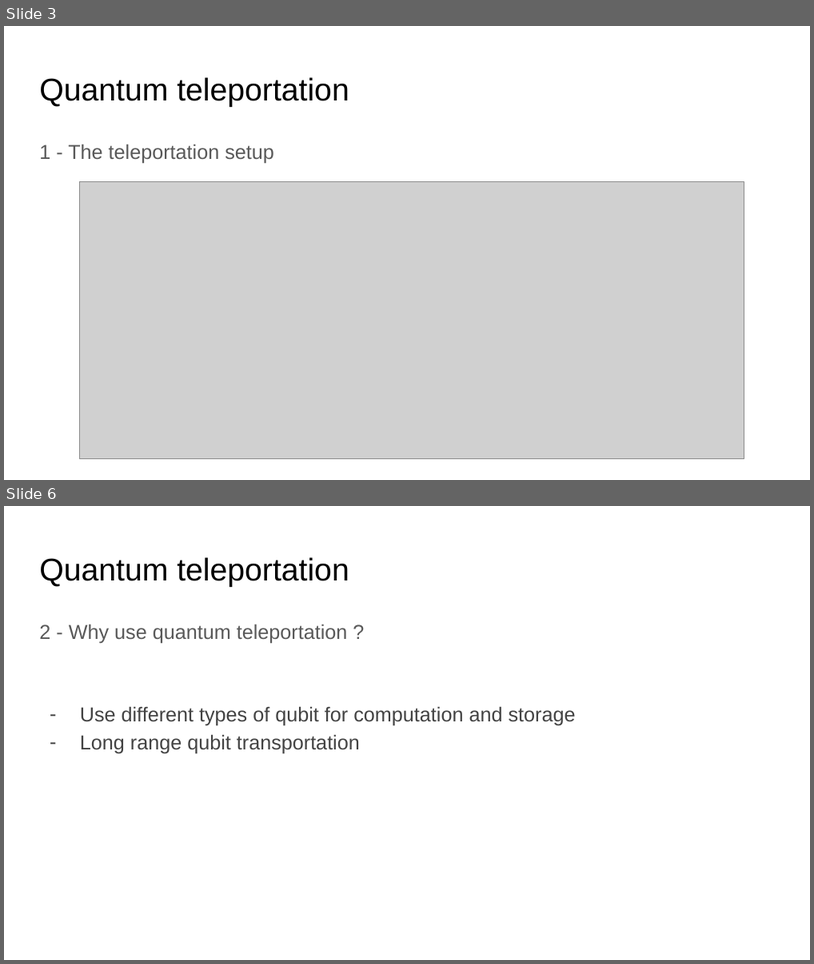
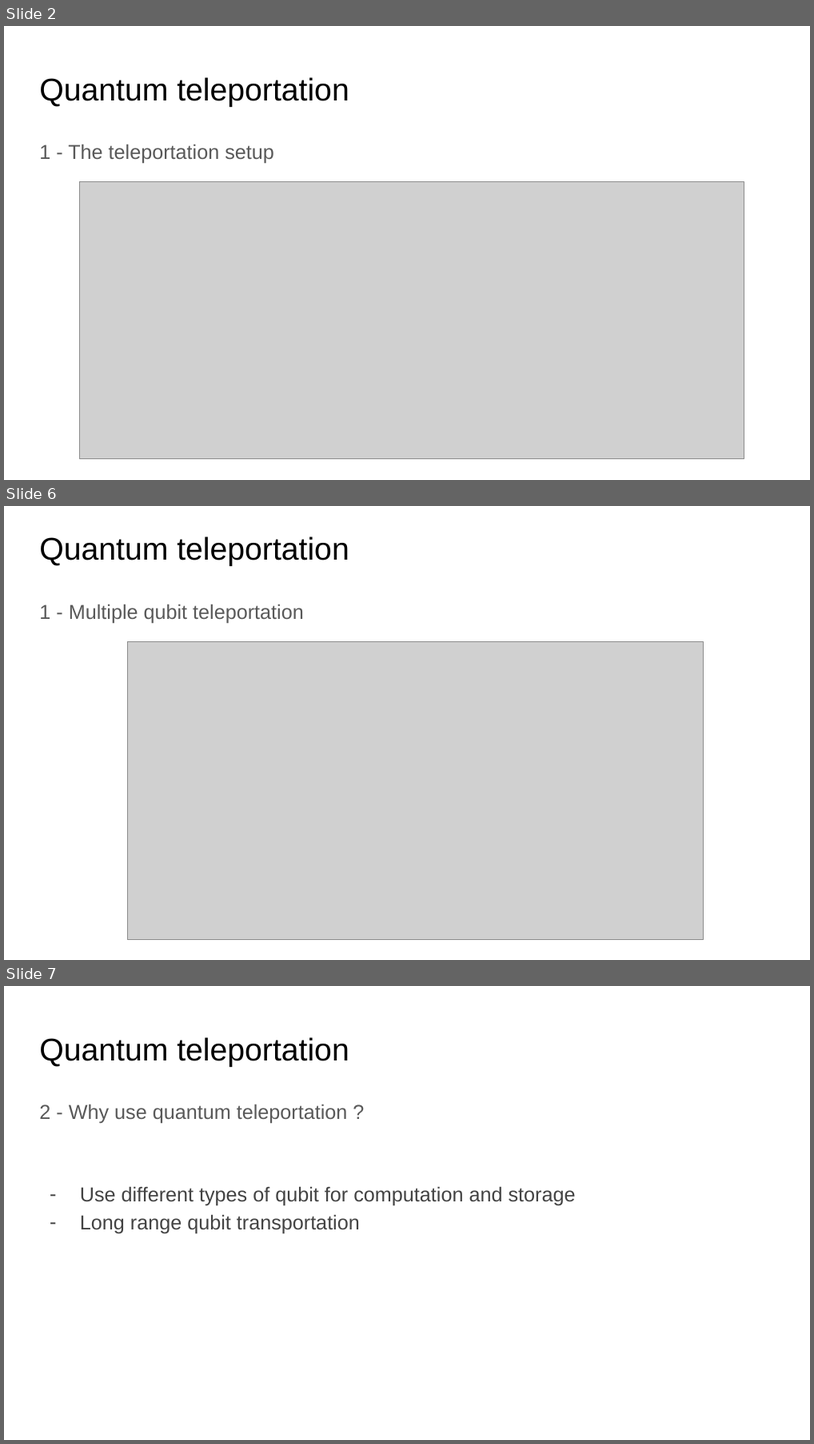
Before and after one commit to jolatechno/cours-ENS, a slide deck: cours/M2/info_quantique/presentation/presentation_quantum_information.odp. Shown one above the other, each under a label of ours: slides 3 and 6 before the commit, slides 2, 6 and 7 after it; the slides between them are not shown. The pictures are 814x964 and 814x1444 pixels, drawn with LibreOffice and Linux fonts; fonts in the diff are those of the drawing; grey boxes stand for pictures. Boxes give left, top, right and bottom in pixels: in the first picture for what was removed or moved away, otherwise in the second. Text is boxed around its words. In the diff, an @@ line names an element or a change of style, - is before the commit and + after.

```diff
--- a/cours/M2/info_quantique/presentation/presentation_quantum_information.odp
+++ b/cours/M2/info_quantique/presentation/presentation_quantum_information.odp
@@ slide 6 added at (4, 506, 810, 960), background #FFFFFF @@
@@ title added at (39, 536, 349, 566), 28 pt, text #000000 @@
+Quantum teleportation
@@ text added at (39, 604, 304, 623), 18 pt, text #595959 @@
+1 - Multiple qubit teleportation
@@ picture added at (127, 641, 703, 939) @@
@@ what was slide 3 is now slide 2 @@
@@ what was slide 6 is now slide 7 @@
```
Also in this commit, not shown: 3 slides changed, 1 other slide added, 1 slide removed, 3 other files.
